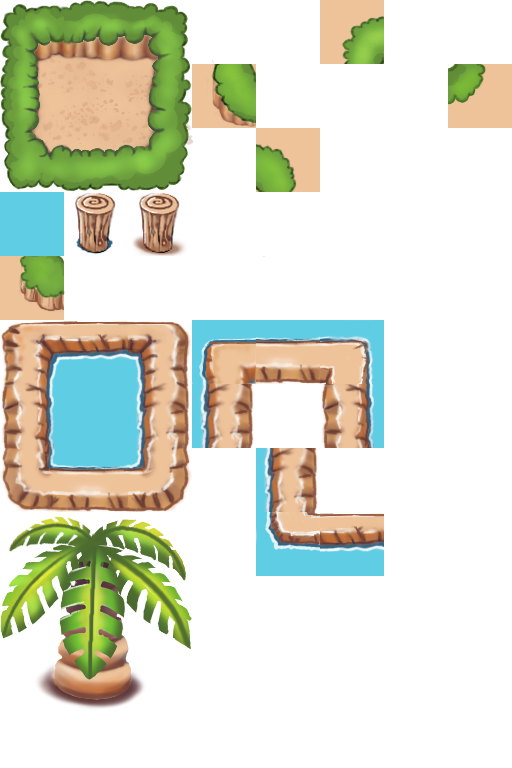
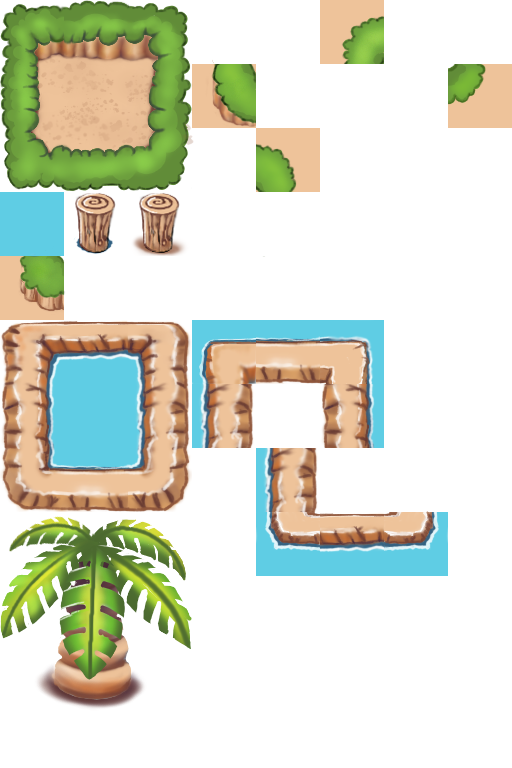
The second 512×768 image is a revision of the first. Changes to its layers:
painted on "Paint Layer 6" (1st of 2, in "Group 5" › "Group 10") over [384, 511, 448, 576]
painted on "Paint Layer 6" (2nd of 2, in "Group 5" › "Group 30") over [384, 511, 448, 576]
added layer "Paint Layer 1" (8th of 9, in "Group 5") in group "Group 5" over [384, 511, 448, 576]
painted on "Paint Layer 3" (2nd of 2, in "Group 8") over [384, 511, 448, 576]
